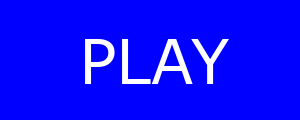
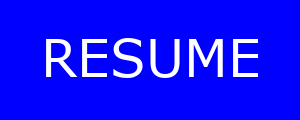
The second 300×120 image is a revision of the first. Changes to its layers:
renamed "PLAY" to "RESUME", painted on it over [46,38,258,84]
